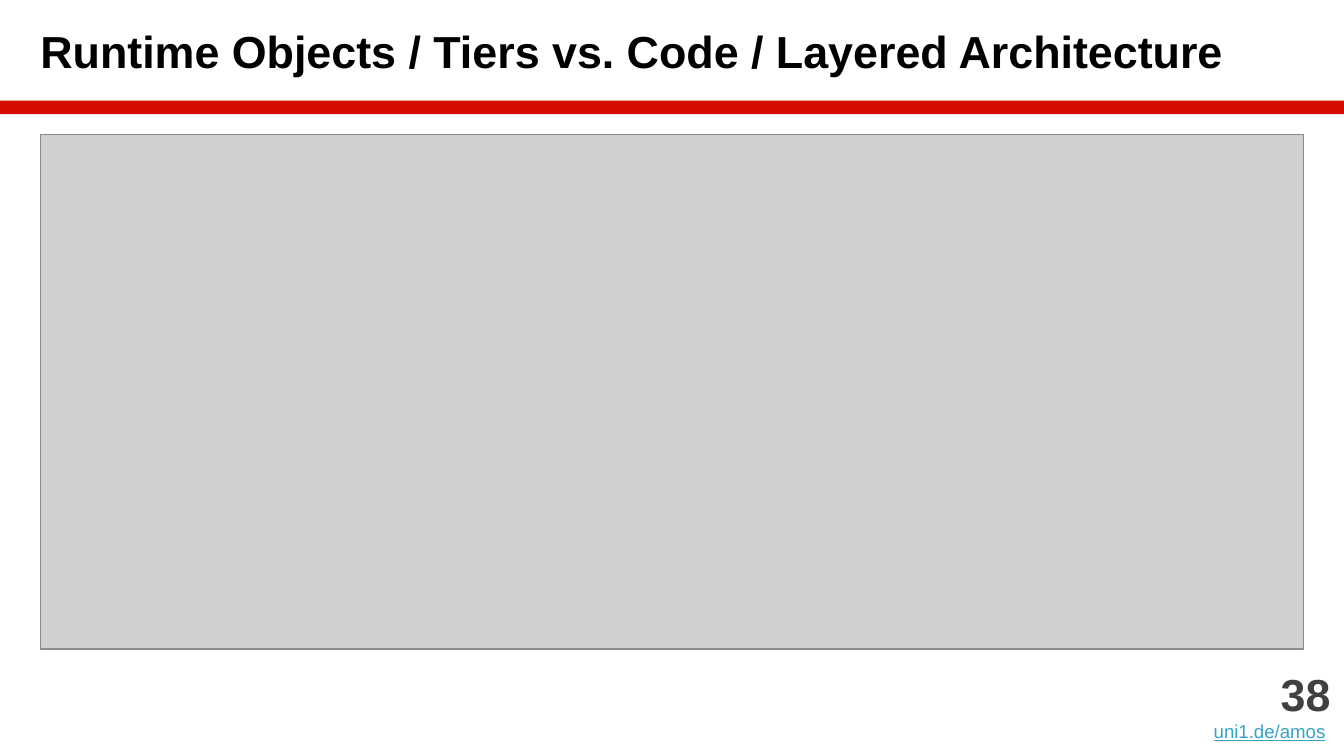
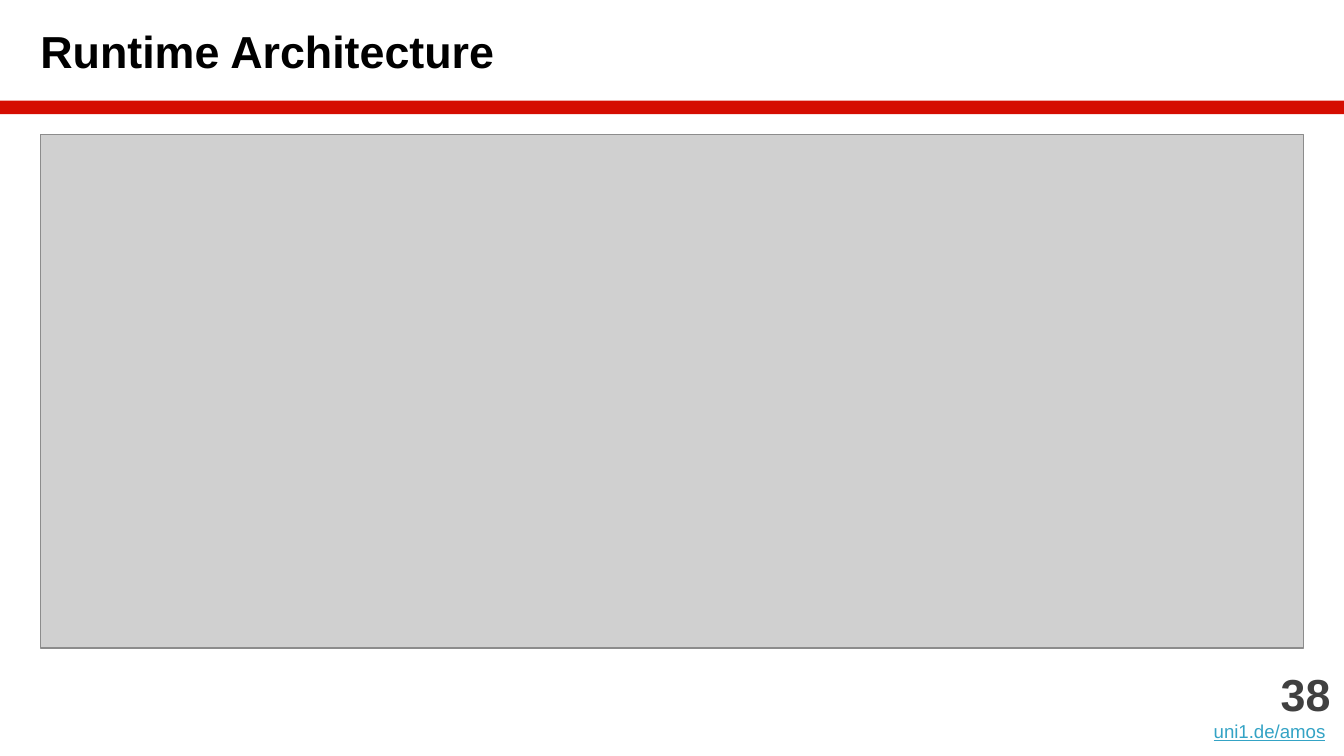
Before and after one commit to dirkriehle/amos-course, a slide deck: slide 38 of Lecture slides/AMOS B02 - Scrum and AMOS.pptx. Drawn at 1344x756 pixels with LibreOffice and Linux fonts; fonts in the diff are those of the drawing; grey boxes stand for pictures. Boxes give left, top, right and bottom in pixels: in the first picture for what was removed or moved away, otherwise in the second. Text is boxed around its words. In the diff, an @@ line names an element or a change of style, - is before the commit and + after.

```diff
--- a/Lecture slides/AMOS B02 - Scrum and AMOS.pptx
+++ b/Lecture slides/AMOS B02 - Scrum and AMOS.pptx
@@ title at bbox=[40, 35, 494, 69]: text changed @@
-Runtime Objects / Tiers vs. Code / Layered Architecture
+Runtime Architecture
```
Also in this commit, not shown: 1 other slide changed, 2 slides added, 14 other files.
